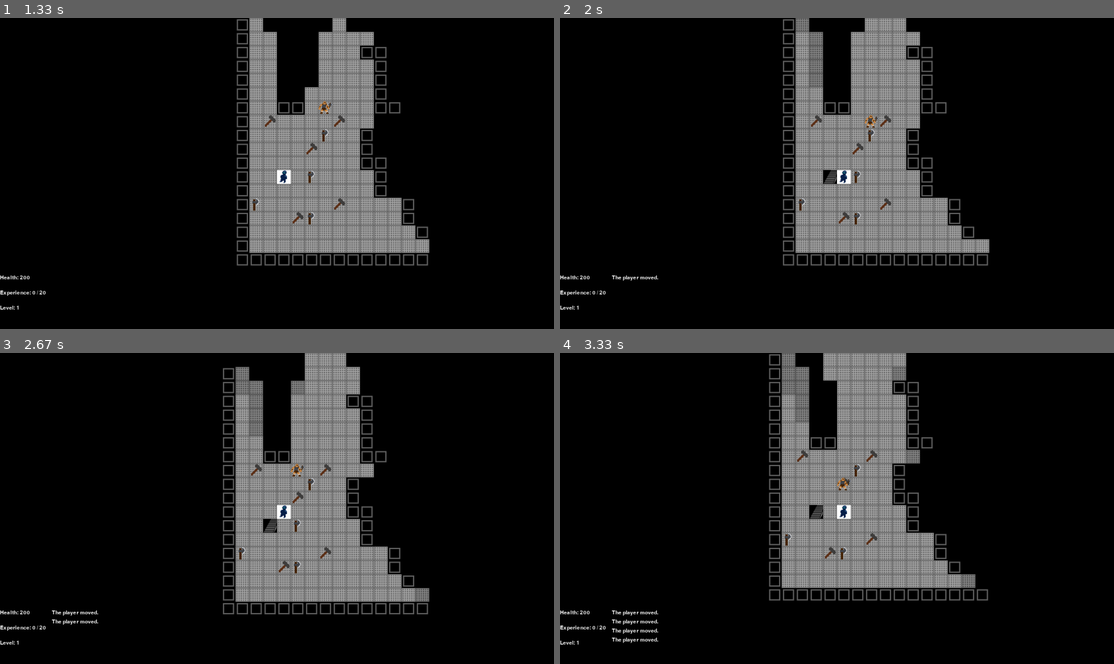
Above: before the commit, frames 1-4 (two rows, left to right).
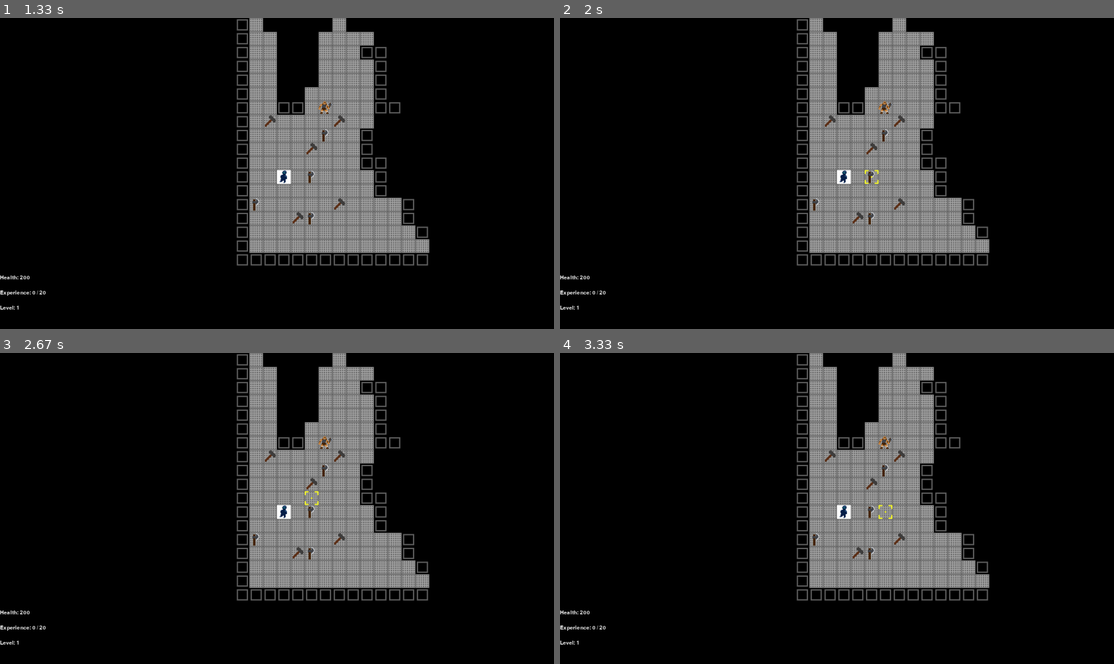
Above: after the commit, the same moments.

Repository: Leemoose/Roguelike-Framework
Game: pygame game, started from roguewriting.py
The game is run twice, just before and just after one commit, with the same random seed, the same clock (stepped at 60 frames per second) and the same inputs.
Inputs:
- Up to frame 1 (1.33 s): tap 1 at 0.33, 0.67, 1 s
- Up to frame 2 (2 s): hold F 1.33-1.8 s; hold Right 1.33-1.8 s; hold Right from 1.83 s (still down); tap F at 1.9 s
- Up to frame 3 (2.67 s): tap F at 2.2, 2.4 s; release Right at 2.3 s; hold Up 2.33-2.63 s
- Up to frame 4 (3.33 s): tap S at 2.67 s; hold Right from 3 s (still down); tap F at 3.07 s

Frame 1 is identical in both runs. In frame 2, 8.0% of the frame differs, in the area x 9-78%, y 0-85%; in frame 3, 11%; in frame 4, 13%, in the area x 9-78%, y 0-94%.

Commit message:
Added the ability to target

Diff:
--- a/character.py
+++ b/character.py
@@ -37,12 +37,13 @@
         defense = R.roll_dice(1, 1)[0]
         return defense
 
-    def grab(self, key, item_ID, generated_maps):
+    def grab(self, key, item_ID, generated_maps, loop):
         item = item_ID.get_subject(key)
         self.inventory.append(item)
         item_ID.remove_subject(key)
         itemx, itemy = item.get_location()
         generated_maps.item_map.clear_location(itemx, itemy)
+        loop.add_message("The player picked up an item!")
 
     def drop(self, item, item_dict, x, y, item_map):
         if len(self.inventory) != 0 and item.dropable:
--- a/display.py
+++ b/display.py
@@ -1,25 +1,24 @@
 import pygame
-from pygame import image
-
-
-class Buttons():
+
+
+class Buttons:
     def __init__(self):
         self.buttons = {}
 
     def add(self, button, name):
         self.buttons[name] = button
 
-class Button():
+class Button:
     # A button is anything in game that you could click
     def __init__(self, screen_width, screen_height, asset, modx, mody, action, positionx, positiony):
         self.width = screen_width * modx
         self.height = screen_height * mody
-        self.modx = modx #How large in fraction relative to the screen
-        self.mody = mody #How tall in fraction relative to the screen
-        self.img = pygame.transform.scale(pygame.image.load("assets/button.png"),(self.width, self.height))
-        self.action = action #See keyboard for list of actions
-        self.positionx = positionx #center of button
-        self.positiony = positiony #center of button
+        self.modx = modx  #How large in fraction relative to the screen
+        self.mody = mody  #How tall in fraction relative to the screen
+        self.img = pygame.transform.scale(pygame.image.load("assets/button.png"), (self.width, self.height))
+        self.action = action  #See keyboard for list of actions
+        self.positionx = positionx  #center of button
+        self.positiony = positiony  #center of button
 
     def scale(self, screen_width, screen_height):
         #rescaling the button size
@@ -27,17 +26,14 @@
 
     def clicked(self, x, y):
         #x,y is position clicked
-        pressed = False
         cornerx, cornery = self.get_position()
-        if cornerx < x and x < cornerx + self.width:
-            return (cornerx < x and x < cornerx + self.width) and (cornery < y and y < cornery + self.height)
+        return (cornerx < x and x < cornerx + self.width) and (cornery < y and y < cornery + self.height)
 
     def get_position(self):
-        return (self.positionx - self.width // 2, self.positiony + self.height // 2)
-
-
-
-class Display():
+        return self.positionx - self.width // 2, self.positiony + self.height // 2
+
+
+class Display:
     def __init__(self, width, height, textSize, textWidth, textHeight):
         pygame.display.set_caption('Tiles')
         self.win = pygame.display.set_mode((width, height))
@@ -52,41 +48,41 @@
         r_x = self.textWidth // 2
         r_y = self.textHeight // 2
 
-        x_start = player.x - r_x
-        x_end = player.x + r_x
-        y_start = player.y - r_y
-        y_end = player.y + r_y
-
-        for x in range(x_start, x_end):
-            for y in range(y_start, y_end):
+        self.x_start = player.x - r_x
+        self.x_end = player.x + r_x
+        self.y_start = player.y - r_y
+        self.y_end = player.y + r_y
+
+        for x in range(self.x_start, self.x_end):
+            for y in range(self.y_start, self.y_end):
                 if (x < 0 or x >= floormap.width or y < 0 or y >= floormap.height):
                     pass
                 elif floormap.track_map[x][y].seen == False:
                     pass
                 elif floormap.track_map[x][y].visible == True:
                     tag = tileDict.tile_string(floormap.get_tag(x, y))
-                    self.win.blit(tag, (self.textSize * (x - x_start), self.textSize * (y - y_start)))
+                    self.win.blit(tag, (self.textSize * (x - self.x_start), self.textSize * (y - self.y_start)))
                 else:
                     tag = tileDict.tile_string(floormap.track_map[x][y].shaded_render_tag)
 
-                    self.win.blit(tag, (self.textSize * (x - x_start), self.textSize * (y - y_start)))
+                    self.win.blit(tag, (self.textSize * (x - self.x_start), self.textSize * (y - self.y_start)))
 
         for key in item_ID.subjects:
             item = item_ID.get_subject(key)
-            if (item.x >= x_start and item.x < x_end and item.y >= y_start and item.y < y_end):
+            if (item.x >= self.x_start and item.x < self.x_end and item.y >= self.y_start and item.y < self.y_end):
                 if floormap.track_map[item.x][item.y].visible:
                     item_tile = tileDict.tile_string(item.render_tag)
-                    self.win.blit(item_tile, (self.textSize * (item.x - x_start), self.textSize * (item.y - y_start)))
+                    self.win.blit(item_tile, (self.textSize * (item.x - self.x_start), self.textSize * (item.y - self.y_start)))
 
 
         dead_monsters = []
         for key in monsterID.subjects:
             monster = monsterID.get_subject(key)
             if monster.character.is_alive():
-                if (monster.x >= x_start and monster.x < x_end and monster.y >= y_start and monster.y < y_end):
+                if (monster.x >= self.x_start and monster.x < self.x_end and monster.y >= self.y_start and monster.y < self.y_end):
                     if floormap.track_map[monster.x][monster.y].visible:
                         monster_tile = tileDict.tile_string(monster.render_tag)
-                        self.win.blit(monster_tile, (self.textSize*(monster.x - x_start), self.textSize*(monster.y - y_start)))
+                        self.win.blit(monster_tile, (self.textSize*(monster.x - self.x_start), self.textSize*(monster.y - self.y_start)))
             else:
                 dead_monsters.append(key)
                 monster_map.clear_location(monster.x, monster.y)
@@ -146,6 +142,12 @@
         item_tile = tileDict.tile_string(item.render_tag)
         self.win.blit(item_tile, (self.screen_width // 2, self.screen_height // 2))
 
+    def update_target(self, targets, tileDict):
+        for location in targets:
+            x, y = location
+            tag = tileDict.tile_string(901)
+            self.win.blit(tag, (self.textSize * (x - self.x_start), self.textSize * (y - self.y_start)))
+
 def create_main_screen(scr):
     background = pygame.image.load("assets/homescreen.png")
     background = pygame.transform.scale(background, (scr.screen_width, scr.screen_height))
--- a/keyboard.py
+++ b/keyboard.py
@@ -16,6 +16,7 @@
         keys_to_string[pygame.K_g] = "g"
         keys_to_string[pygame.K_u] = "u"
         keys_to_string[pygame.K_e] = "e"
+        keys_to_string[pygame.K_f] = "f"
         keys_to_string[pygame.K_ESCAPE] = "esc"
         keys_to_string[pygame.K_1] = "1"
         keys_to_string[pygame.K_2] = "2"
@@ -47,7 +48,7 @@
             for item_key in item_ID.subjects:
                 item = item_ID.subjects[item_key]
                 if item.x == player.x and item.y == player.y:
-                    player.character.grab(item_key, item_ID, generated_maps)
+                    player.character.grab(item_key, item_ID, generated_maps, loop)
                     break
         elif key == "i":
             loop.action = False
@@ -59,6 +60,11 @@
             loop.up_floor()
         elif key == ".":
             player.character.wait()
+        elif key == 'f':
+            loop.action = False
+            loop.targeting = True
+            loop.update_screen = True
+            loop.targets.start_target(loop.player.get_location())
 
     def key_inventory(self, loop, player, item_dict, key):
             if key == "esc":
@@ -113,3 +119,19 @@
                 player.character.equip(item)
             elif key == "u":
                 player.character.unequip(item)
+
+    def key_targeting_screen(self, key, loop):
+        loop.update_screen = True
+        targets = loop.targets
+        if key == "w":
+            targets.adjust(0, -1)
+        elif key == "a":
+            targets.adjust(-1, 0)
+        elif key == "s":
+            targets.adjust(0, 1)
+        elif key == "d":
+            targets.adjust(1, 0)
+        elif key == "esc":
+            loop.targeting = False
+            loop.action = True
+            loop.update_screen = True
--- a/loops.py
+++ b/loops.py
@@ -2,13 +2,9 @@
 import display as D
 import mapping as M
 import character as C
-import items as I
 import objects as O
-import monster as Mon
-import objects as O
+import targets as T
 import shadowcasting
-
-import random
 
 """
 Theme: Loops is the central brain of which part of the program it is choosing.
@@ -79,6 +75,8 @@
         self.update_screen = True
         self.main = True
         self.classes = False
+        self.targeting = False
+
         self.width = width
         self.height = height
         self.textSize = textSize
@@ -92,6 +90,7 @@
         self.monster_dict = None
         self.generator = None #Dungeon Generator
         self.messages = []
+        self.targets = T.Target()
     def action_loop(self, keyboard):
         """
         This is responsible for undergoing any inputs when screen is clicked
@@ -122,6 +121,8 @@
                     keyboard.key_class_screen(key, self)
                 elif self.items == True:
                     keyboard.key_item_screen(key, self, self.item_dict, self.player, self.item_for_item_screen, self.generator.item_map)
+                elif self.targeting == True:
+                    keyboard.key_targeting_screen(key, self)
                 self.update_screen = True
 
             elif event.type == pygame.MOUSEBUTTONUP:
@@ -180,6 +181,10 @@
             display.update_class()
         elif self.items == True:
             display.update_item(self.item_for_item_screen, tileDict)
+        elif self.targeting == True:
+            display.update_display(colors, self.generator.tile_map, tileDict, self.monster_dict, self.item_dict,
+                                   self.monster_map, self.player, self.messages)
+            display.update_target(self.targets.target_list, tileDict)
         pygame.display.update()
         self.update_screen = False
 
--- a/mapping.py
+++ b/mapping.py
@@ -39,6 +39,7 @@
         tiles[105] = image.load('assets/stone_golem.png')
         tiles[300] = image.load("assets/basic_ax.png")
         tiles[301] = image.load("assets/hammer.png")
+        tiles[901] = image.load("assets/target.png")
         self.tiles = tiles
 
     def tile_string(self, key):
--- a/roguewriting.py
+++ b/roguewriting.py
@@ -1,4 +1,4 @@
-import sys, pygame, random
+import pygame, random
 import mapping as M
 import display as D
 import keyboard as K
--- /dev/null
+++ b/targets.py
@@ -0,0 +1,12 @@
+
+
+class Target:
+    def __init__(self):
+        self.target_list= []
+
+    def start_target(self, starting_target):
+        self.target_list = [starting_target]
+
+    def adjust(self, xdelta, ydelta):
+        x, y = self.target_list[0]
+        self.target_list[0] = (x+xdelta, y + ydelta)
Binary file added: assets/target.png
Not shown, changed: .DS_Store
Not shown, added: Sprites/target.piskel
